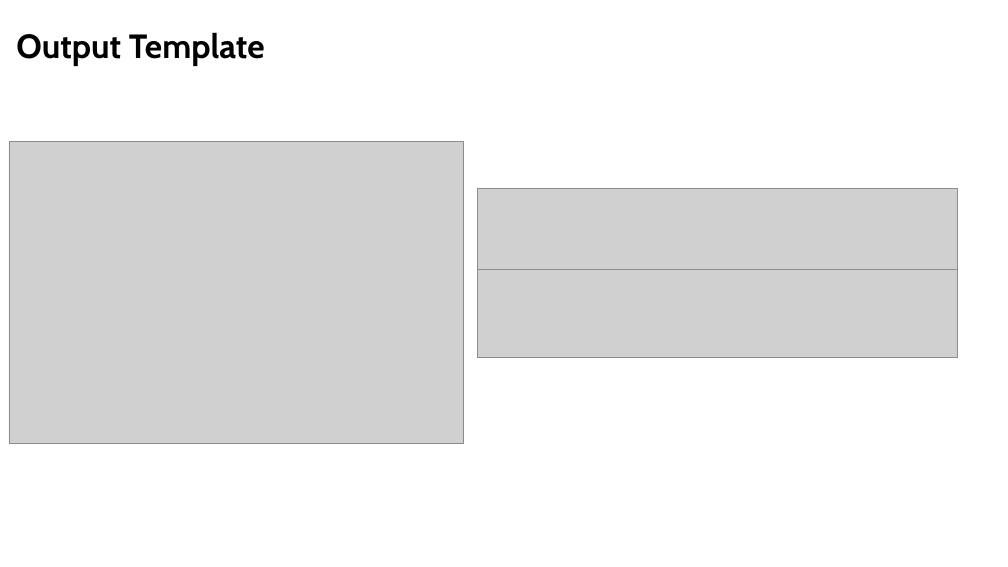
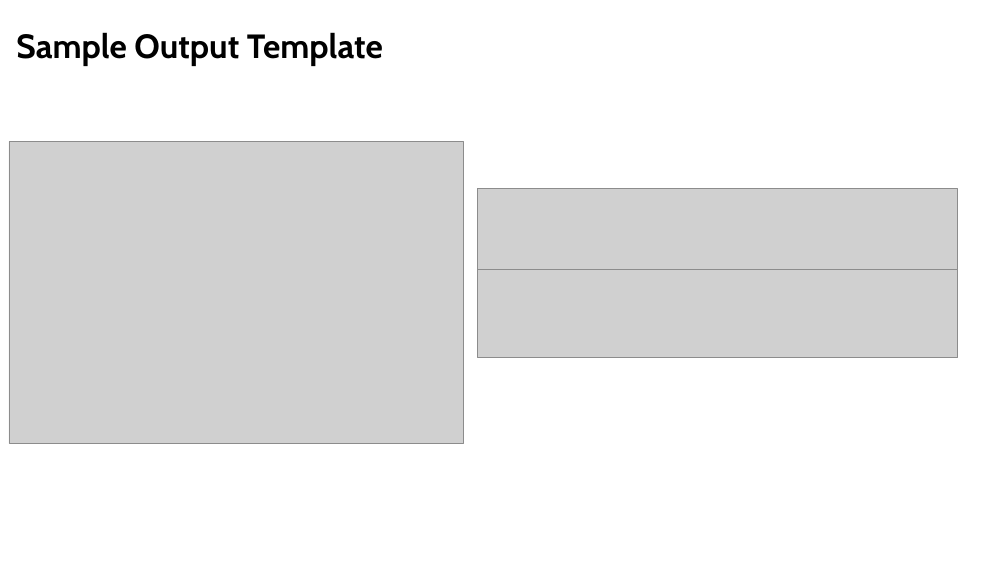
Before and after one commit to SEAFOM-Fiber-Optic-Monitoring-Group/pySEAFOM, a slide deck: slide 8 of pySEAFOM_updates.pptx (slide 9 before the commit). Drawn at 1008x567 pixels with LibreOffice and Linux fonts; fonts in the diff are those of the drawing; grey boxes stand for pictures; background and template pictures are left out. Boxes give left, top, right and bottom in pixels: in the first picture for what was removed or moved away, otherwise in the second. Text is boxed around its words. In the diff, an @@ line names an element or a change of style, - is before the commit and + after.

```diff
--- a/pySEAFOM_updates.pptx
+++ b/pySEAFOM_updates.pptx
@@ text at [16,32,383,66]: text changed @@
-Output Template
+Sample Output Template
```
Also in this commit, not shown: 6 other slides changed, 2 slides added.
